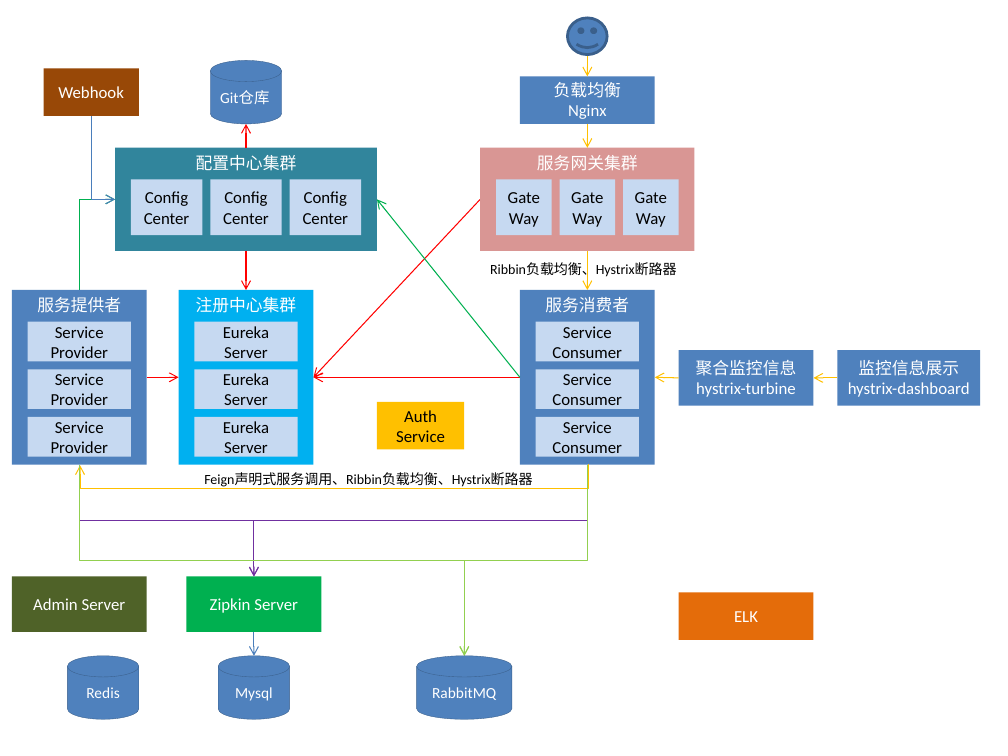
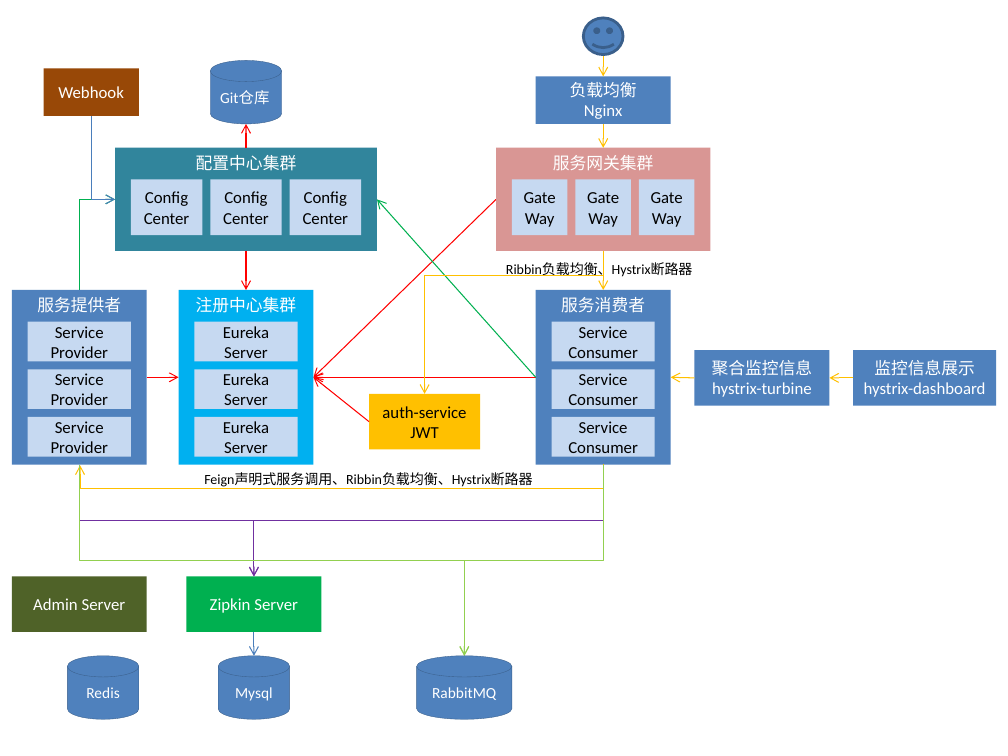
Before and after one commit to chenjuwen/springcloud, a slide deck: slide 2 of doc/架构图.pptx. Drawn at 1008x756 pixels with LibreOffice and Linux fonts; fonts in the diff are those of the drawing. Boxes give left, top, right and bottom in pixels: in the first picture for what was removed or moved away, otherwise in the second. Text is boxed around its words. In the diff, an @@ line names an element or a change of style, - is before the commit and + after.

```diff
--- a/doc/架构图.pptx
+++ b/doc/架构图.pptx
@@ arrow moved from (480, 200) - (313, 377) to (496, 200) - (313, 377) @@
@@ arrow moved from (520, 377) - (377, 200) to (535, 377) - (377, 200) @@
@@ elbow arrow added from (603, 251) to (424, 394), #FFC000 0.75 pt @@
@@ arrow moved from (520, 377) - (313, 377) to (535, 377) - (313, 377) @@
@@ arrow added from (369, 421) to (313, 377), #FF0000 0.75 pt @@
@@ 11 rectangles, 5 arrows, 1 text, 1 smiley face: place and size @@
-11 rectangles, 5 arrows, 1 text, 1 smiley face at (480,18,981,465)
+11 rectangles, 5 arrows, 1 text, 1 smiley face at (496,18,996,465)
@@ rectangle "auth-service": place and size @@
-rectangle "auth-service" at (377,402,465,450)
+rectangle "auth-service" at (369,394,480,450)
@@ text in rectangle at (382,406,466,438): text changed @@
-Auth
-Service
+auth-service
+JWT
@@ elbow arrow moved from (588, 464) - (80, 466) to (604, 464) - (80, 466) @@
@@ elbow arrow moved from (588, 465) - (254, 577) to (603, 465) - (254, 577) @@
@@ elbow arrow moved from (588, 465) - (465, 656) to (603, 465) - (465, 656) @@
@@ rectangle removed at (678,593,813,640) @@
-ELK
```
Also in this commit, not shown: 1 other file.
